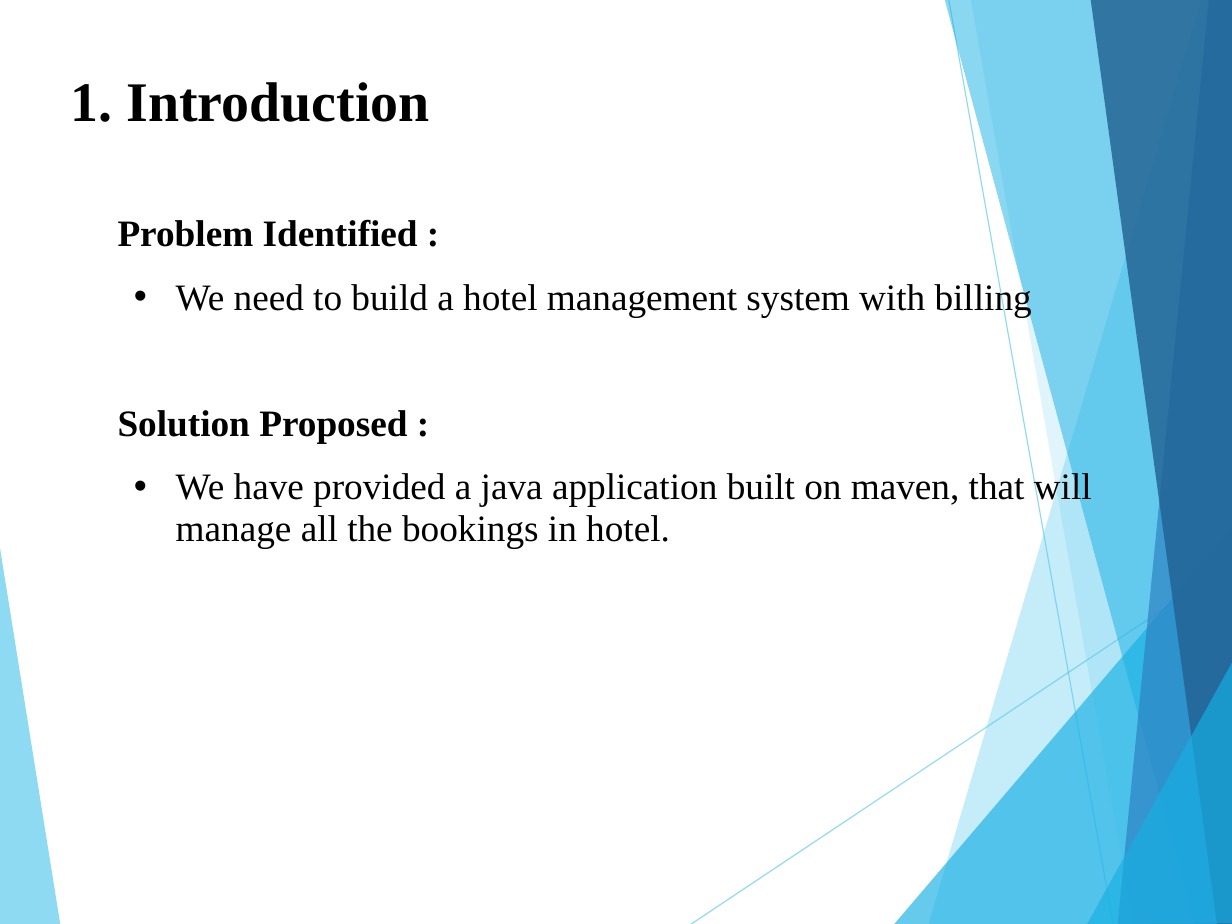
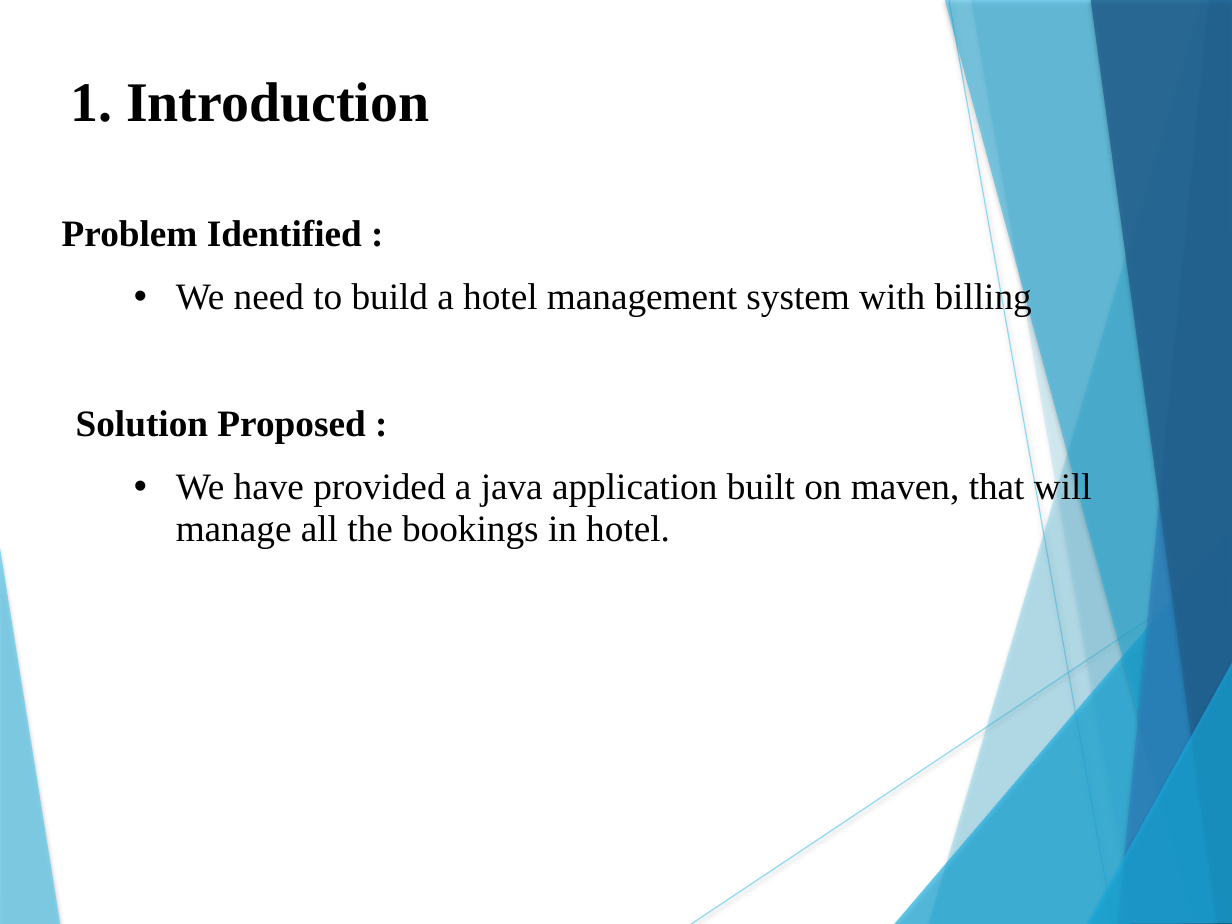
Before and after one commit to YadavGulshan/Hotel-Management-System, a slide deck: slide 3 of assets/Hotel management service.pptx. Drawn at 1232x924 pixels with LibreOffice and Linux fonts; fonts in the diff are those of the drawing. Boxes give left, top, right and bottom in pixels: in the first picture for what was removed or moved away, otherwise in the second. Text is boxed around its words. In the diff, an @@ line names an element or a change of style, - is before the commit and + after.

```diff
--- a/assets/Hotel management service.pptx
+++ b/assets/Hotel management service.pptx
@@ text "Problem Identified :" at (62, 219, 1092, 548): indent changed @@
@@ freeform shape at (894, 529, 1232, 924): shadow on; outline redrawn @@
@@ shadow on in 7 elements at (0, 541, 60, 924), (929, 0, 1232, 924), (972, 0, 1232, 924), (945, 0, 1232, 924), (1118, 0, 1232, 924), (1091, 0, 1232, 924), (1088, 660, 1232, 924) @@
```
Also in this commit, not shown: 10 other slides changed, 2 other files.
